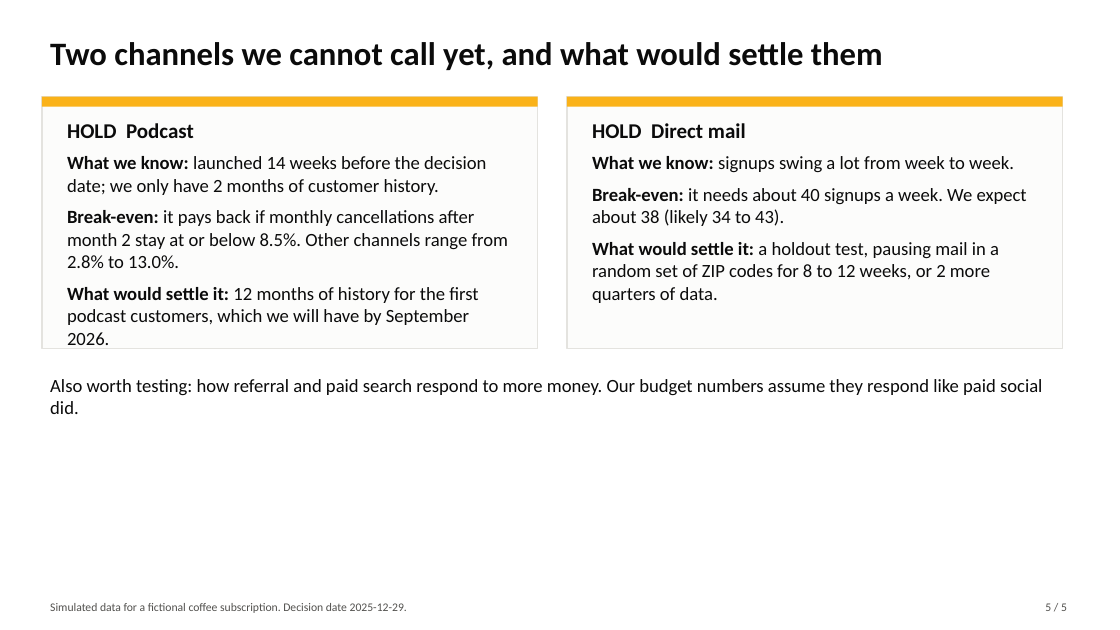
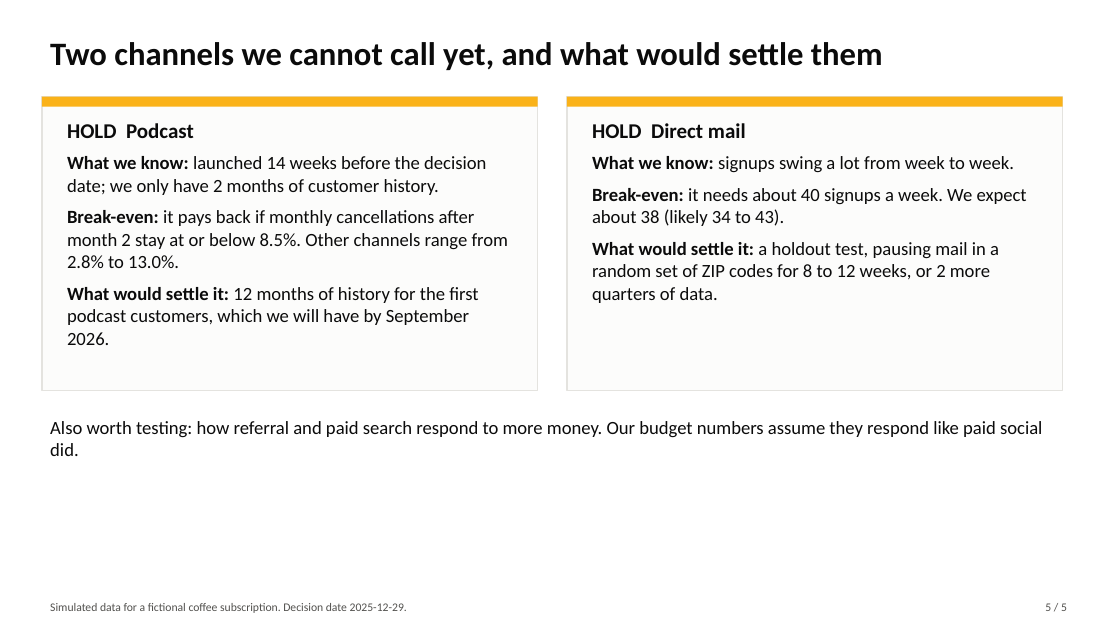
Before and after one commit to danwaseem/acquisition-channel-review, a slide deck: slide 5 of deck/readout.pptx. Drawn at 1120x630 pixels with LibreOffice and Linux fonts; fonts in the diff are those of the drawing. Boxes give left, top, right and bottom in pixels: in the first picture for what was removed or moved away, otherwise in the second. Text is boxed around its words. In the diff, an @@ line names an element or a change of style, - is before the commit and + after.

Commit message:
Fix deck card heights, chart label and shape styles

```diff
--- a/deck/readout.pptx
+++ b/deck/readout.pptx
@@ rectangle: place and size @@
-rectangle at (42, 97, 538, 349)
+rectangle at (42, 97, 538, 391)
@@ rectangle: place and size @@
-rectangle at (567, 97, 1063, 349)
+rectangle at (567, 97, 1063, 391)
@@ text "Also worth testing: how referral ...": place and size @@
-text "Also worth testing: how referral ..." at (50, 379, 1042, 414)
+text "Also worth testing: how referral ..." at (50, 421, 1042, 456)
```
Also in this commit, not shown: 4 other files.
